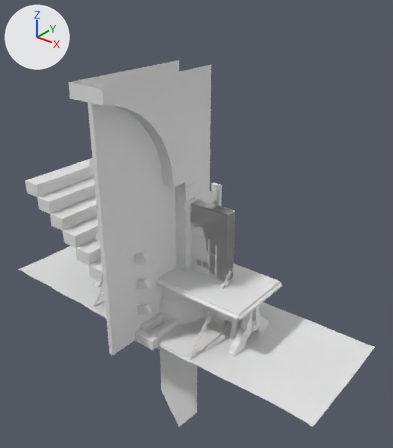
An edit to the Blender file Assets/Environment/Models/CastleModular.blend, drawn before and after from the same camera.
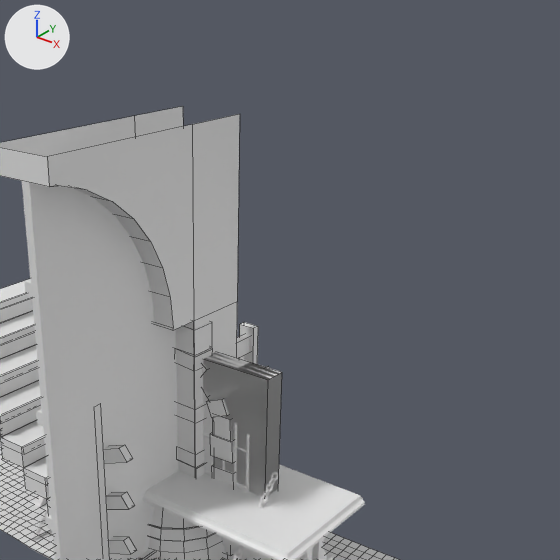
There are two pictures of each version: one whole from a 50 mm camera at (5.15, -5.91, 5.35) aimed at (0.18, 0.3, 1.5), one close up on the part from 19% to 100% of the width and 0% to 71% of the height. Every picture has the same lights, and +X, +Y and +Z are marked at upper left. The close-ups show mesh edges as thin lines.

Names of what the first close-up shows: 'Bed', 'Carpet', 'Column', 'Cube.002', 'Cylinder', 'Plane', 'Plane.001', 'Table', 'Wall', 'WallDoor'.
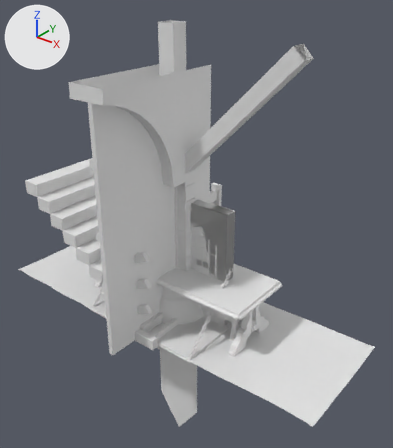
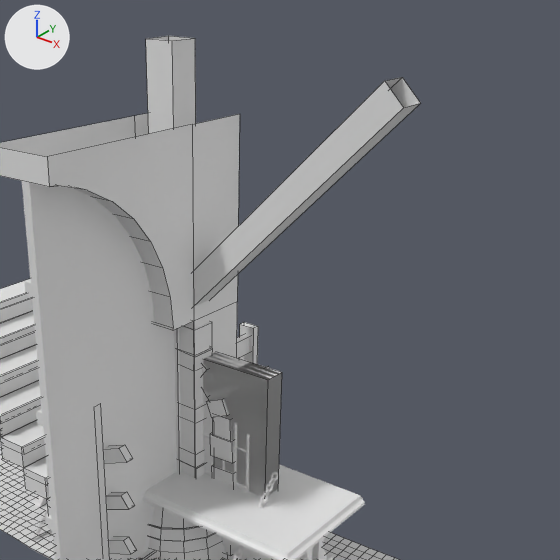
Location of each change, (x1, y1, x2, y2) in pixels of the close-ups (560 x 560 px):
'Beam', added
    after: (146, 36, 420, 473)

The change, as a list of edits to the scene's bpy script:
```text
Add me_cube:
    me_cube.from_pydata([(-0.13, -0.13, 0.0), (-0.13, -0.13, 4.6), (-0.13, 0.13, 0.0), (-0.13, 0.13, 4.6), (0.13, -0.13, 0.0), (0.13, -0.13, 4.6), (0.13, 0.13, 0.0), (0.13, 0.13, 4.6), (-0.04, -0.12, 2.48), (1.94, -0.12, 4.46), (-0.04, 0.12, 2.48), (1.94, 0.12, 4.46), (0.11, -0.12, 2.32), (2.09, -0.12, 4.31), (0.11, 0.12, 2.32), (2.09, 0.12, 4.31)], [], [(0, 1, 3, 2), (2, 3, 7, 6), (6, 7, 5, 4), (4, 5, 1, 0), (8, 9, 11, 10), (10, 11, 15, 14), (14, 15, 13, 12), (12, 13, 9, 8)])
Add ob_beam:
    ob_beam = bpy.data.objects.new('Beam', me_cube)
    ob_beam.location = (0.0, 0.0, 0.0)
```
